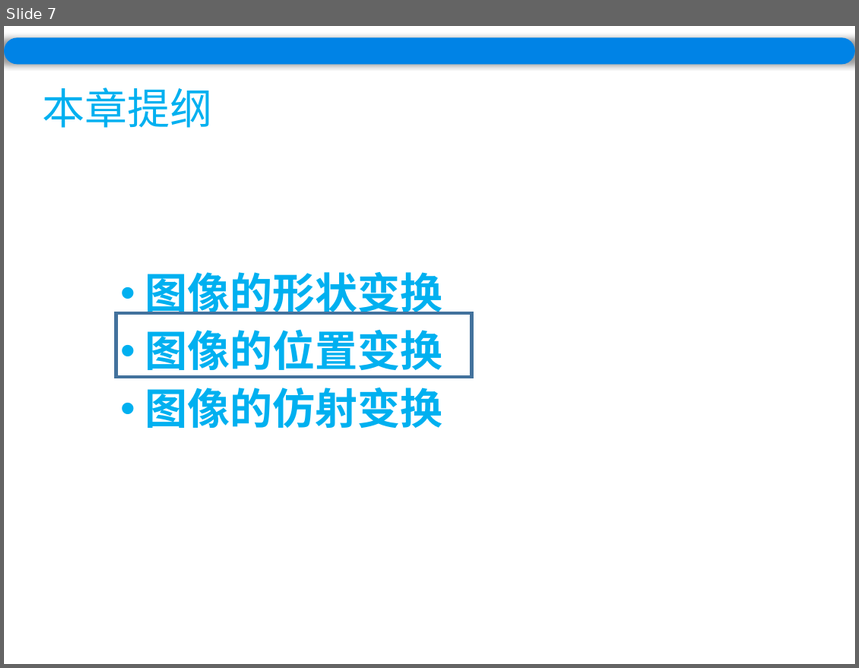
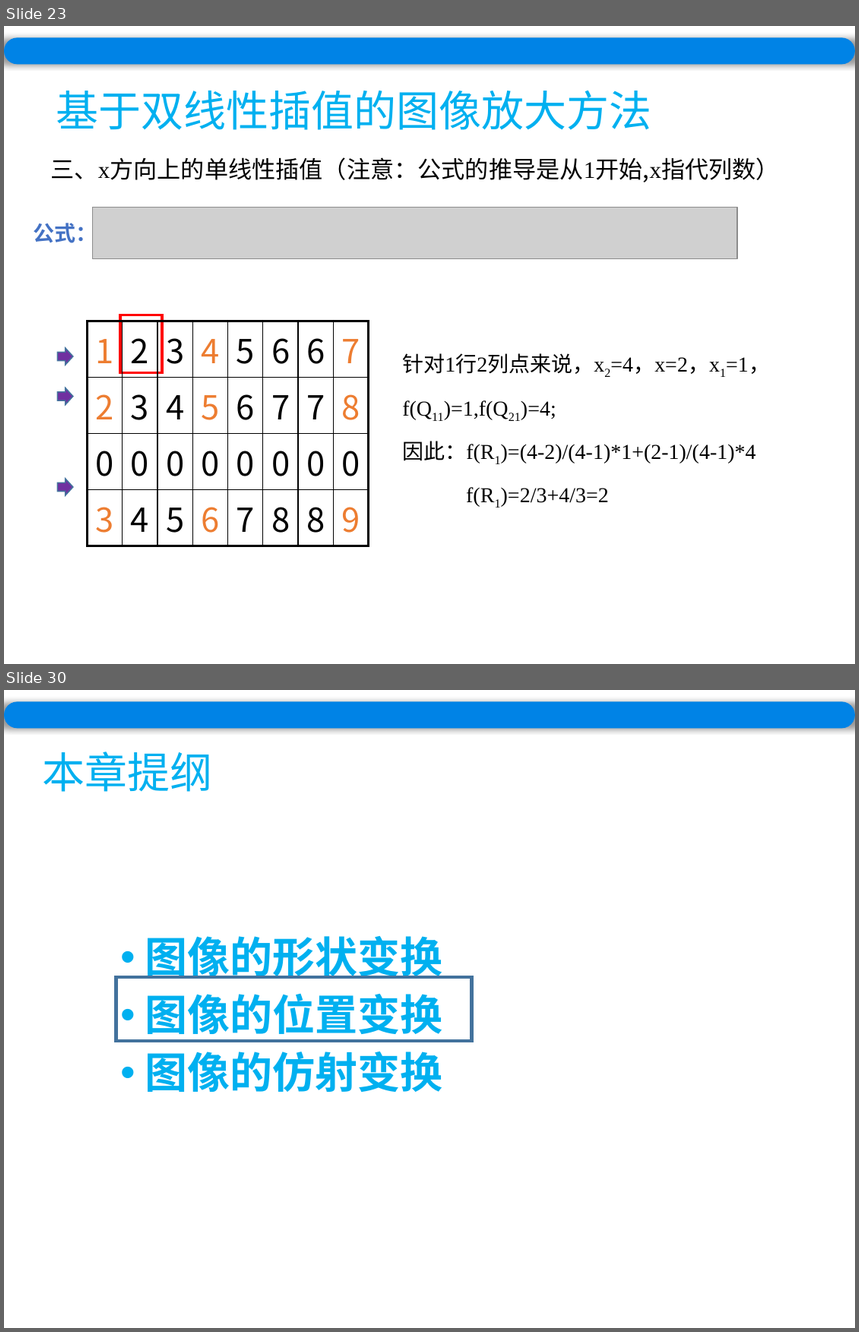
Before and after one commit to wuyirui/wuyirui.github.io, a slide deck: ppt/Chapter7.pptx. Shown one above the other, each under a label of ours: slide 7 before the commit, slides 23 and 30 after it; the slides between them are not shown. The pictures are 859x668 and 859x1332 pixels, drawn with LibreOffice and Linux fonts; fonts in the diff are those of the drawing; grey boxes stand for pictures. Boxes give left, top, right and bottom in pixels: in the first picture for what was removed or moved away, otherwise in the second. Text is boxed around its words. In the diff, an @@ line names an element or a change of style, - is before the commit and + after.

```diff
--- a/ppt/Chapter7.pptx
+++ b/ppt/Chapter7.pptx
@@ slide 23 added at (4,26,855,664), background #FFFFFF @@
@@ rounded rectangle added at (4,38,855,64), fill #0083E6 @@
@@ title added at (56,90,652,130), 36 pt, text #00B0F0 @@
+基于双线性插值的图像放大方法
@@ text added at (51,157,780,183), 20 pt, text #000000 @@
+三、x方向上的单线性插值（注意：公式的推导是从1开始,x指代列数）
@@ picture added at (92,208,737,259) @@
@@ text added at (33,220,97,247), 18 pt, text #4472C4, bold @@
+公式：
@@ table added at (88,322,367,536), 4 rows, 8 columns @@
+1 | 2 | 3 | 4 | 5 | 6 | 6 | 7
+2 | 3 | 4 | 5 | 6 | 7 | 7 | 8
+0 | 0 | 0 | 0 | 0 | 0 | 0 | 0
+3 | 4 | 5 | 6 | 7 | 8 | 8 | 9
@@ rectangle added at (120,316,162,373), fill #FFFFFF, outline #FF0000 2.25 pt @@
@@ right arrow added at (58,347,73,365), fill #7030A0, outline #43739E 1 pt @@
@@ text added at (402,354,770,507), 18 pt, text #000000 @@
+针对1行2列点来说，x2=4，x=2，x1=1，
+f(Q11)=1,f(Q21)=4;
+因此：f(R1)=(4-2)/(4-1)*1+(2-1)/(4-1)*4
+f(R1)=2/3+4/3=2
@@ right arrow added at (58,388,73,404), fill #7030A0, outline #43739E 1 pt @@
@@ right arrow added at (58,479,73,496), fill #7030A0, outline #43739E 1 pt @@
@@ what was slide 7 is now slide 30 @@
```
Also in this commit, not shown: 41 slides changed, 4 other slides added, 2 slides removed, 7 other files.
